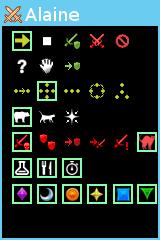
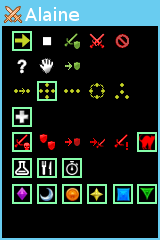
Two versions of the same layered image (160 x 240). Layer-by-layer changes:
painted on "btn: threat" over [139, 134, 155, 150]
showed "btn: Mixed heal", painted on it over [15, 110, 29, 124]
hid "btn: Mixed Caster" over [64, 109, 80, 125]
hid "btn: Druid Cat" over [39, 111, 55, 123]
hid "btn: Druid Bear" over [14, 111, 30, 123]
